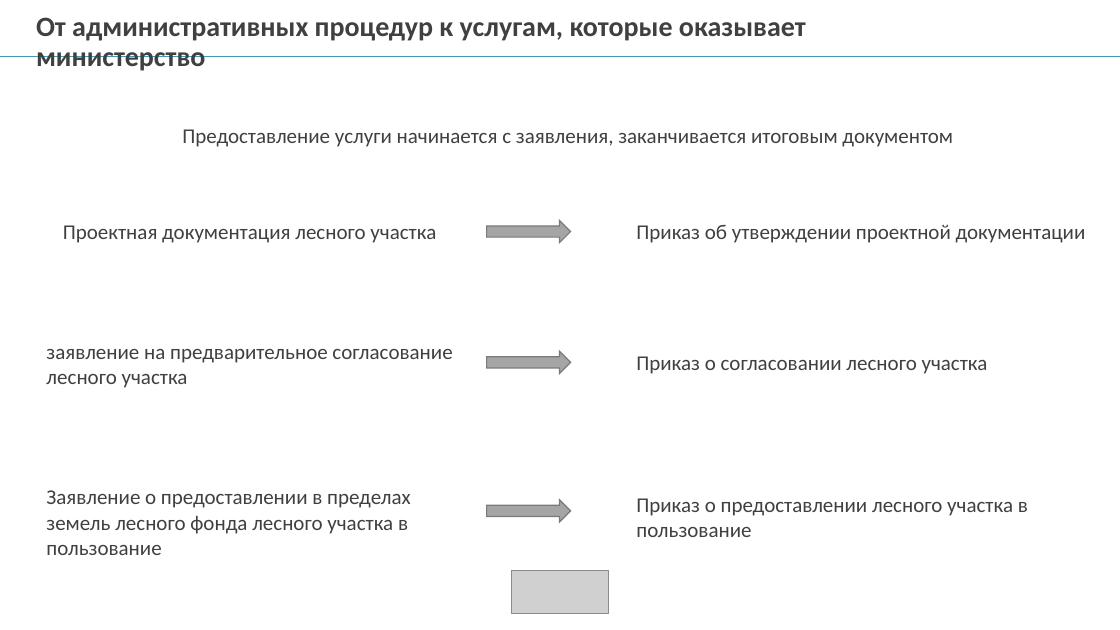
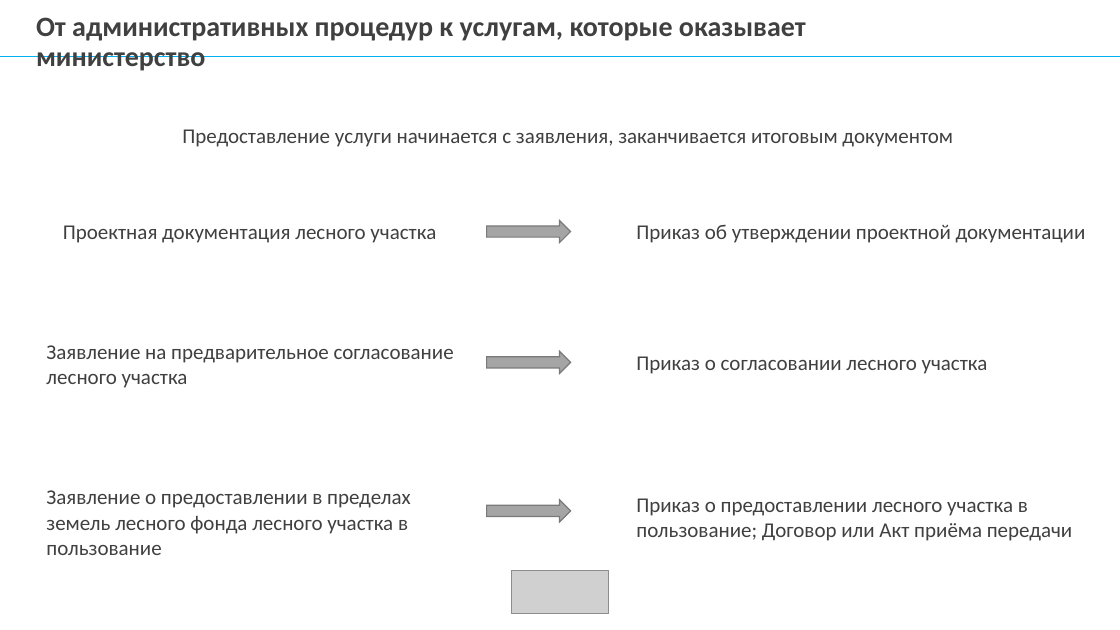
Before and after one commit to mcdodik20008/docs, a slide deck: slide 6 of Презентация диплома.pptx. Drawn at 1120x630 pixels with LibreOffice and Linux fonts; fonts in the diff are those of the drawing; grey boxes stand for pictures; background and template pictures are left out. Boxes give left, top, right and bottom in pixels: in the first picture for what was removed or moved away, otherwise in the second. Text is boxed around its words. In the diff, an @@ line names an element or a change of style, - is before the commit and + after.

```diff
--- a/Презентация диплома.pptx
+++ b/Презентация диплома.pptx
@@ text at bbox=[46, 345, 454, 388]: text changed @@
-заявление на предварительное согласование лесного участка
+Заявление на предварительное согласование лесного участка
@@ text at bbox=[636, 498, 1072, 541]: text changed @@
-Приказ о предоставлении лесного участка в пользование
+Приказ о предоставлении лесного участка в пользование; Договор или Акт приёма передачи
```
Also in this commit, not shown: 1 other slide changed, 1 other file.
